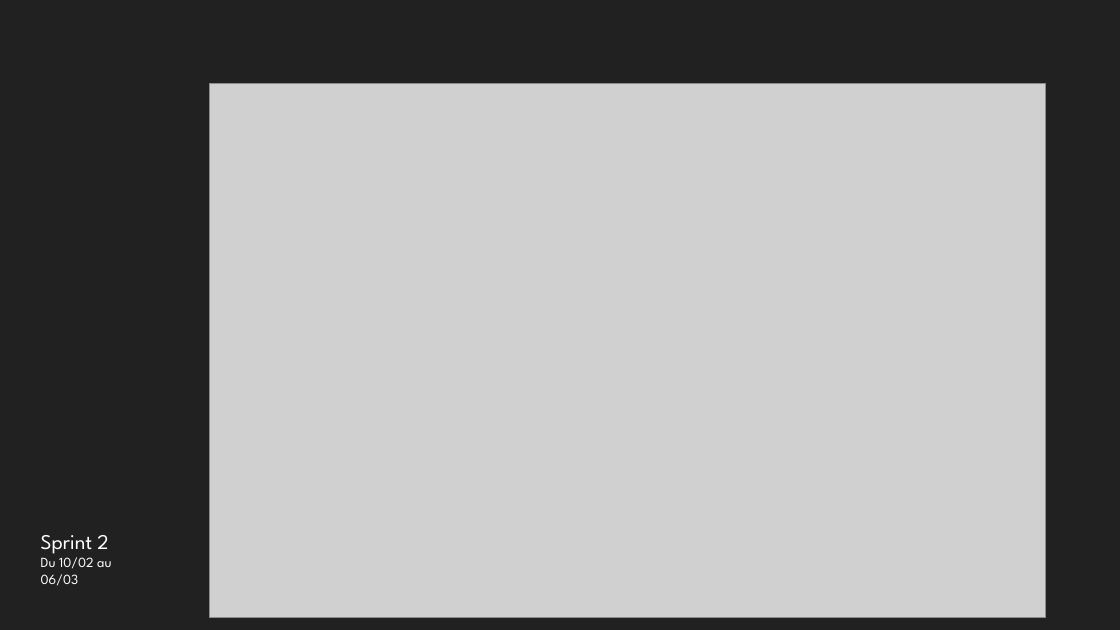
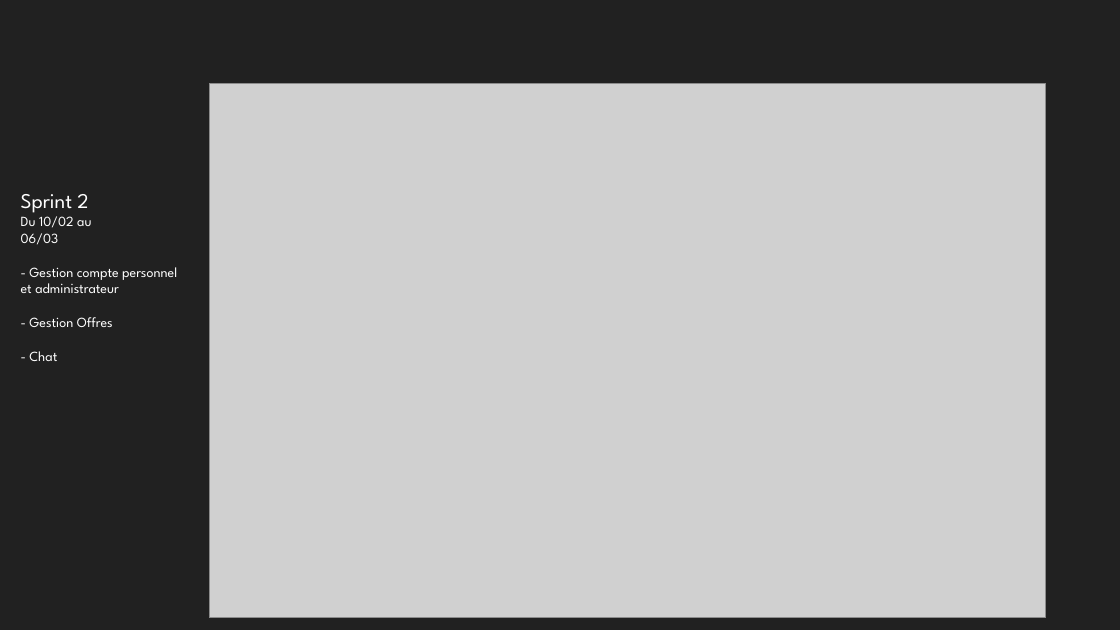
Before and after one commit to MarvinRmx/covogreen, a slide deck: slide 8 of doc/CovoGreen-slides.pptx. Drawn at 1120x630 pixels with LibreOffice and Linux fonts; fonts in the diff are those of the drawing; grey boxes stand for pictures; background and template pictures are left out. Boxes give left, top, right and bottom in pixels: in the first picture for what was removed or moved away, otherwise in the second. Text is boxed around its words. In the diff, an @@ line names an element or a change of style, - is before the commit and + after.

```diff
--- a/doc/CovoGreen-slides.pptx
+++ b/doc/CovoGreen-slides.pptx
@@ text "Sprint 2": place and size @@
-text "Sprint 2" at [41,535,111,586]
+text "Sprint 2" at [21,194,177,361]
@@ text at [21,267,177,361]: paragraphs added @@
+- Gestion compte personnel et administrateur
+- Gestion Offres
+- Chat
```
Also in this commit, not shown: 5 other slides changed, 2 slides added, 2 other files.
